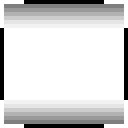
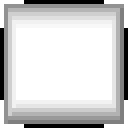
Layer changes from the first 128×128 image to the second:
painted on "Layer #3" over [4, 4, 124, 124]
painted on "Layer #2" over [4, 8, 124, 120]
painted on "Layer #1" over [4, 12, 124, 116]
painted on "Layer #4" over [4, 16, 124, 112]
painted on "Layer #5" over [4, 20, 124, 108]
painted on "Layer #6" over [4, 24, 124, 104]
